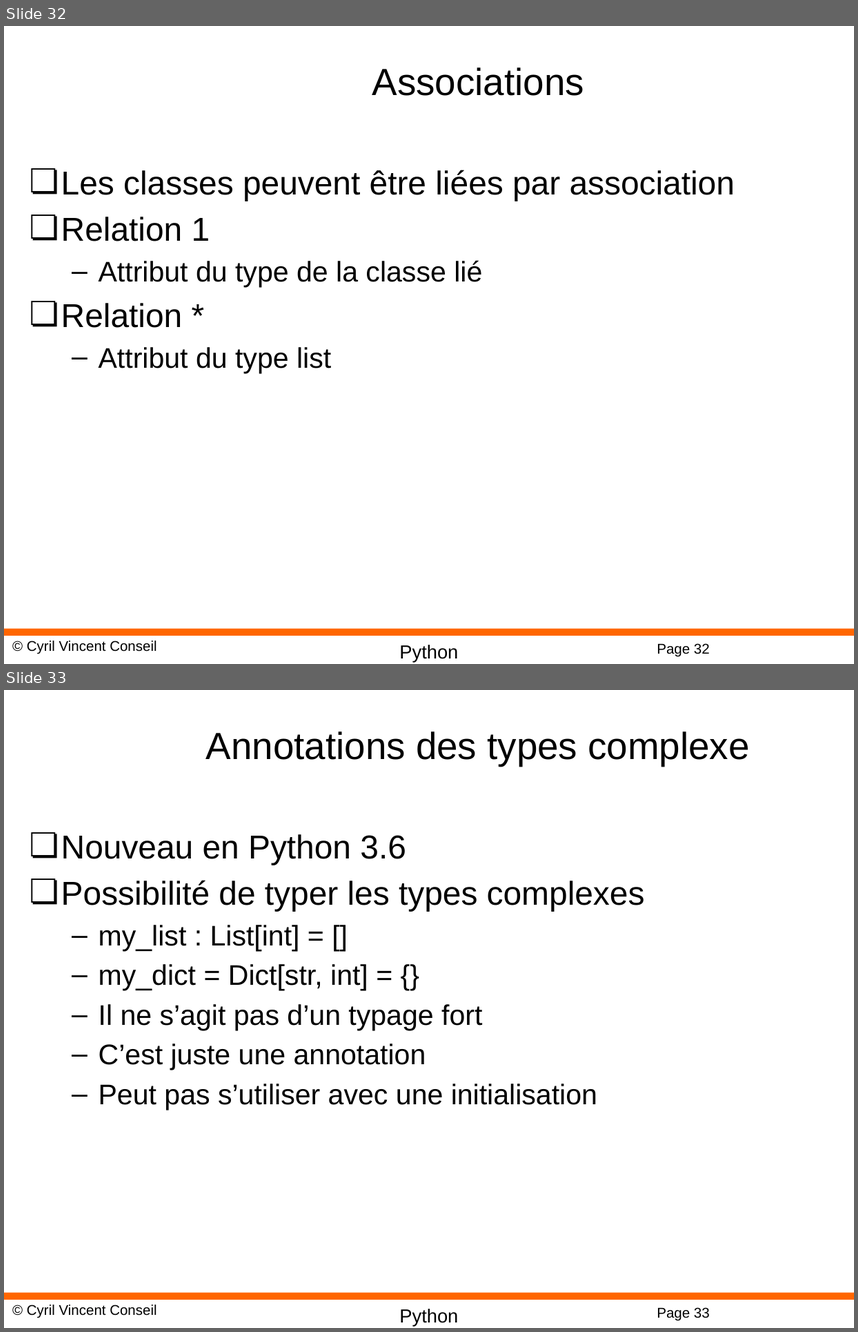
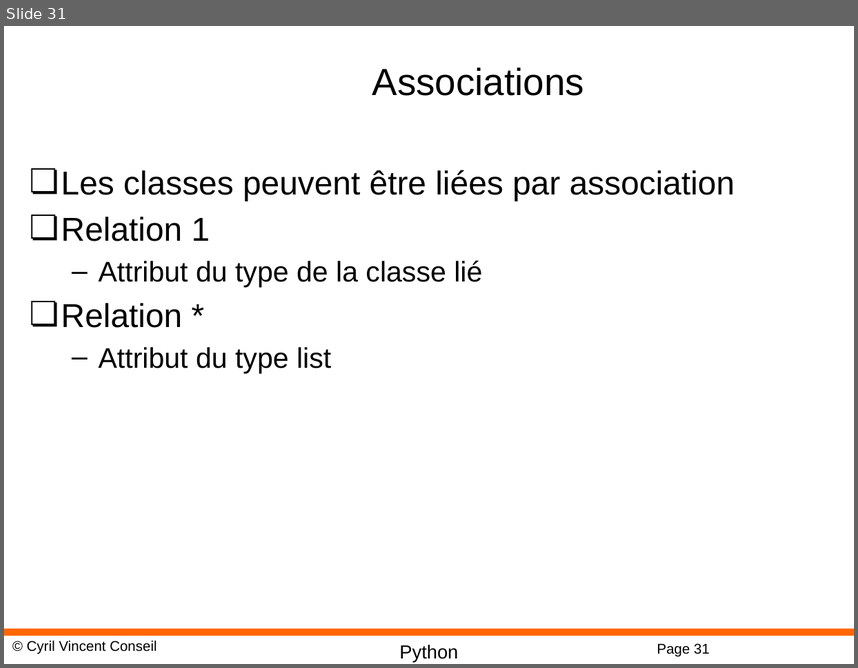
Before and after one commit to cyrilvincent/python, a slide deck: ppt/Python08-OO.pptx. Shown one above the other, each under a label of ours: slides 32 and 33 before the commit, slide 31 after it. The pictures are 858x1332 and 858x668 pixels, drawn with LibreOffice and Linux fonts; fonts in the diff are those of the drawing; background and template pictures are left out. Boxes give left, top, right and bottom in pixels: in the first picture for what was removed or moved away, otherwise in the second. Text is boxed around its words. In the diff, an @@ line names an element or a change of style, - is before the commit and + after.

```diff
--- a/ppt/Python08-OO.pptx
+++ b/ppt/Python08-OO.pptx
@@ slide 33 removed at box(4, 690, 854, 1328), background #FFFFFF; not listed: 4 template elements that a slide beside it also shows @@
@@ title removed at box(206, 731, 750, 766) @@
-Annotations des types complexe
@@ text removed at box(61, 834, 645, 1110) @@
-❏ Nouveau en Python 3.6
-❏ Possibilité de typer les types complexes
-  – my_list : List[int] = []
-  – my_dict = Dict[str, int] = {}
-  – Il ne s’agit pas d’un typage fort
-  – C’est juste une annotation
-  – Peut pas s’utiliser avec une initialisation
@@ what was slide 32 is now slide 31 @@
@@ page number at box(657, 643, 710, 657): text changed @@
-Page 32
+Page 31
```
Also in this commit, not shown: 2 other slides removed, 3 other files.
